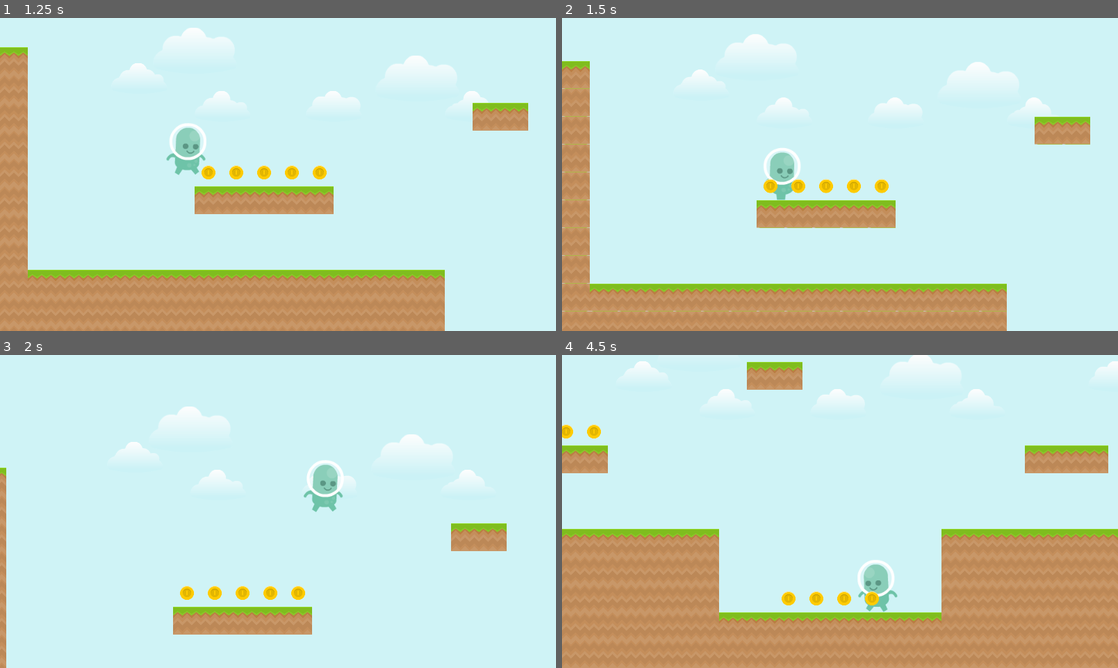
Above: before the commit, frames 1-4 (two rows, left to right).
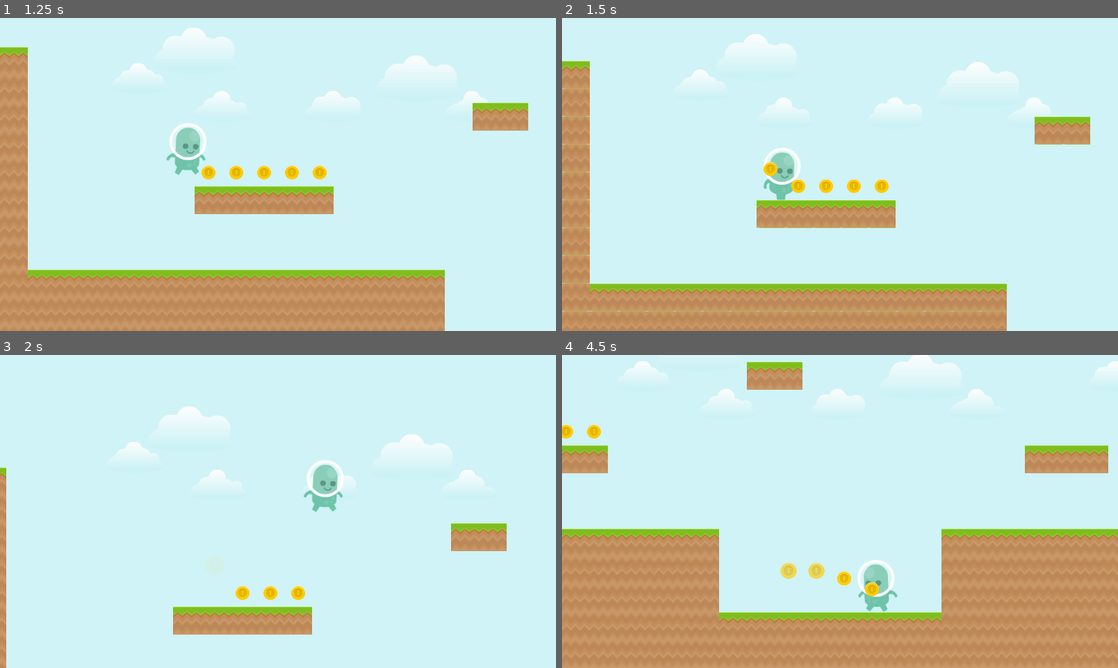
Above: after the commit, the same moments.

Repository: carlosebmachado-games/simple-platform
Game: Godot game, scene res://scenes/game.tscn
Two runs of this game, one before a commit and one after it. Both use one fixed random seed, a clock stepped at 60 frames per second and the inputs below.
Inputs:
- Up to frame 1 (1.25 s): hold D (move_right) from 0.53 s (still down); tap Space (jump) at 0.77 s
- Up to frame 2 (1.5 s): keep holding D (move_right)
- Up to frame 3 (2 s): keep holding D (move_right); tap Space (jump) at 1.52 s
- Up to frame 4 (4.5 s): release D (move_right) at 2.03 s; hold A (move_left) 2.03-2.78 s; hold D (move_right) 2.78-4.28 s; tap Space (jump) at 3.02, 3.77 s; hold A (move_left) from 4.28 s (still down)

Frame 1 is identical in both runs. In frame 2, 0.2% of the frame differs, in the area x 36-39%, y 46-56%; in frame 3, 0.2%; in frame 4, 0.8%, in the area x 39-57%, y 66-80%.

Commit message:
coin bug fix

Diff:
--- a/scenes/prefabs/coin.tscn
+++ b/scenes/prefabs/coin.tscn
@@ -62,4 +62,4 @@
 
 [node name="anim" type="AnimationPlayer" parent="."]
 anims/collect = SubResource( 2 )
-[connection signal="area_entered" from="." to="." method="_on_coin_area_entered"]
+[connection signal="body_entered" from="." to="." method="_on_coin_body_entered"]
--- a/scripts/coin.gd
+++ b/scripts/coin.gd
@@ -1,12 +1,5 @@
 extends Area2D
 
-func _ready():
-	pass
-
-func _process(delta):
-	pass
-
-
-func _on_coin_area_entered(area):
+func _on_coin_body_entered(body):
 	get_node("shape").queue_free()
 	get_node("anim").play("collect")
